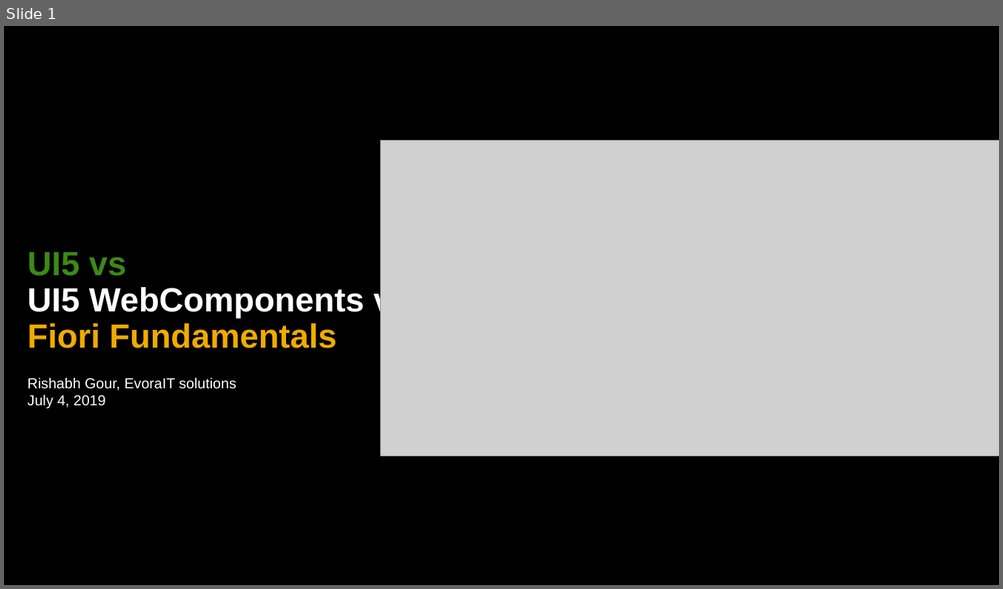
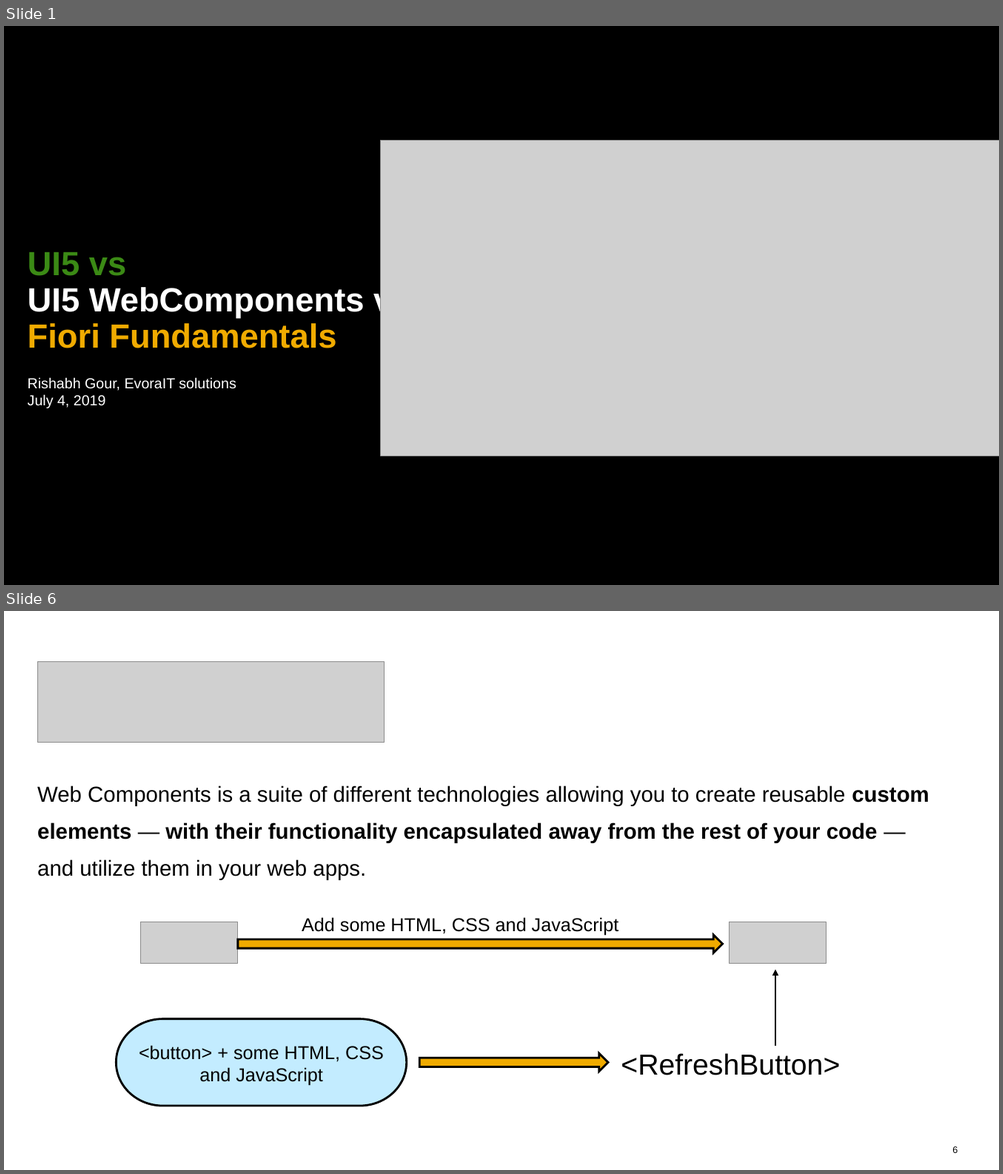
Before and after one commit to rishabh62/UI5con, a slide deck: UI5con.pptx. Shown one above the other, each under a label of ours: slide 1 before the commit, slides 1 and 6 after it; the slides between them are not shown. The pictures are 1003x589 and 1003x1174 pixels, drawn with LibreOffice and Linux fonts; fonts in the diff are those of the drawing; grey boxes stand for pictures. Boxes give left, top, right and bottom in pixels: in the first picture for what was removed or moved away, otherwise in the second. Text is boxed around its words. In the diff, an @@ line names an element or a change of style, - is before the commit and + after.

```diff
--- a/UI5con.pptx
+++ b/UI5con.pptx
@@ slide 6 added at box(4, 611, 999, 1170), background #FFFFFF @@
@@ picture added at box(37, 662, 384, 743) @@
@@ text added at box(37, 786, 928, 880), 21 pt, text #000000 @@
+Web Components is a suite of different technologies allowing you to create reusable custom
+elements — with their functionality encapsulated away from the rest of your code —
+and utilize them in your web apps.
@@ text added at box(301, 917, 619, 936), 18 pt, text #000000 @@
+Add some HTML, CSS and JavaScript
@@ picture added at box(140, 923, 237, 964) @@
@@ right arrow added at box(237, 934, 722, 952), fill #F0AB00, outline #000000 2 pt @@
@@ picture added at box(728, 923, 825, 964) @@
@@ arrow added from (775, 1045) to (775, 970), #000000 2 pt @@
@@ pill shape added at box(116, 1019, 406, 1106), fill #C3ECFF, outline #000000 2 pt @@
@@ text added at box(139, 1045, 384, 1086), 18 pt, text #000000 @@
+<button> + some HTML, CSS
+and JavaScript
@@ right arrow added at box(419, 1053, 608, 1071), fill #F0AB00, outline #000000 2 pt @@
@@ text added at box(620, 1054, 839, 1076), 28 pt, text #000000 @@
+<RefreshButton>
@@ page number added at box(952, 1147, 957, 1153), 9 pt, text #000000 @@
+6
```
Also in this commit, not shown: 1 slide changed, 15 other slides added, 2 slides removed.
